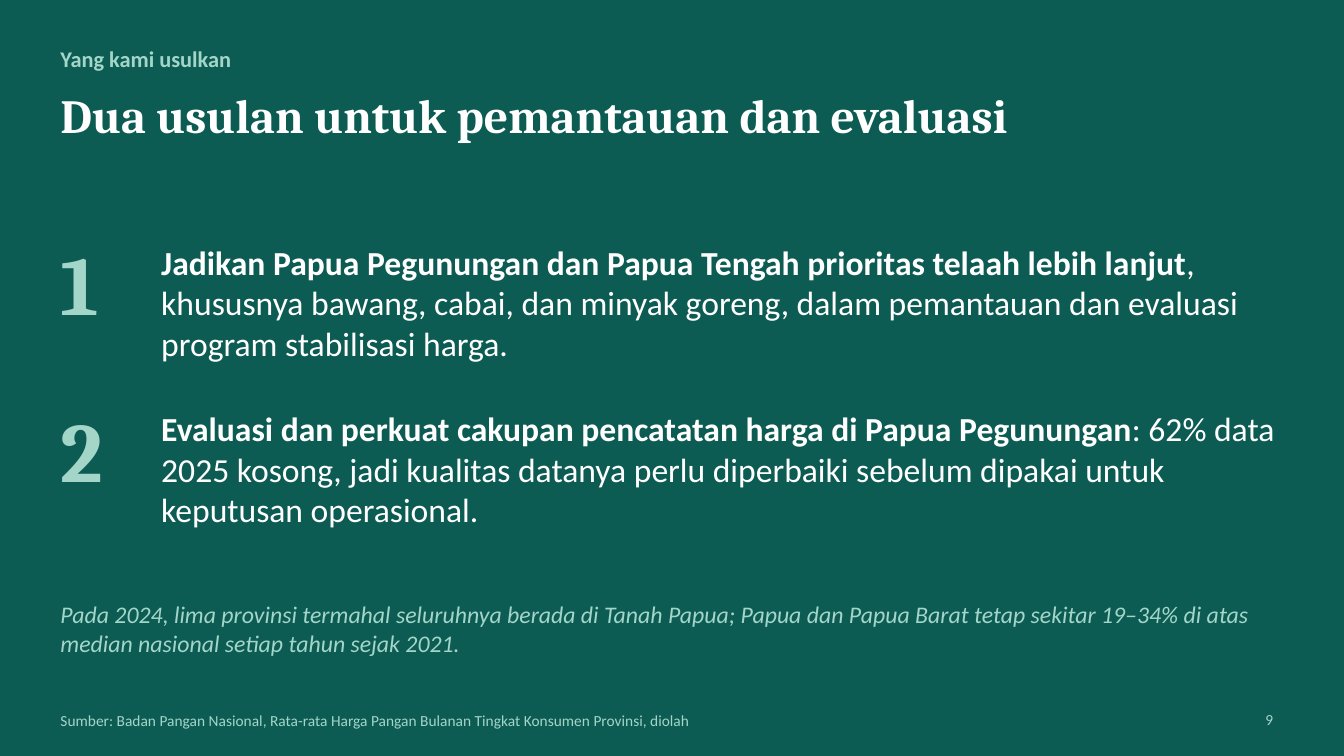
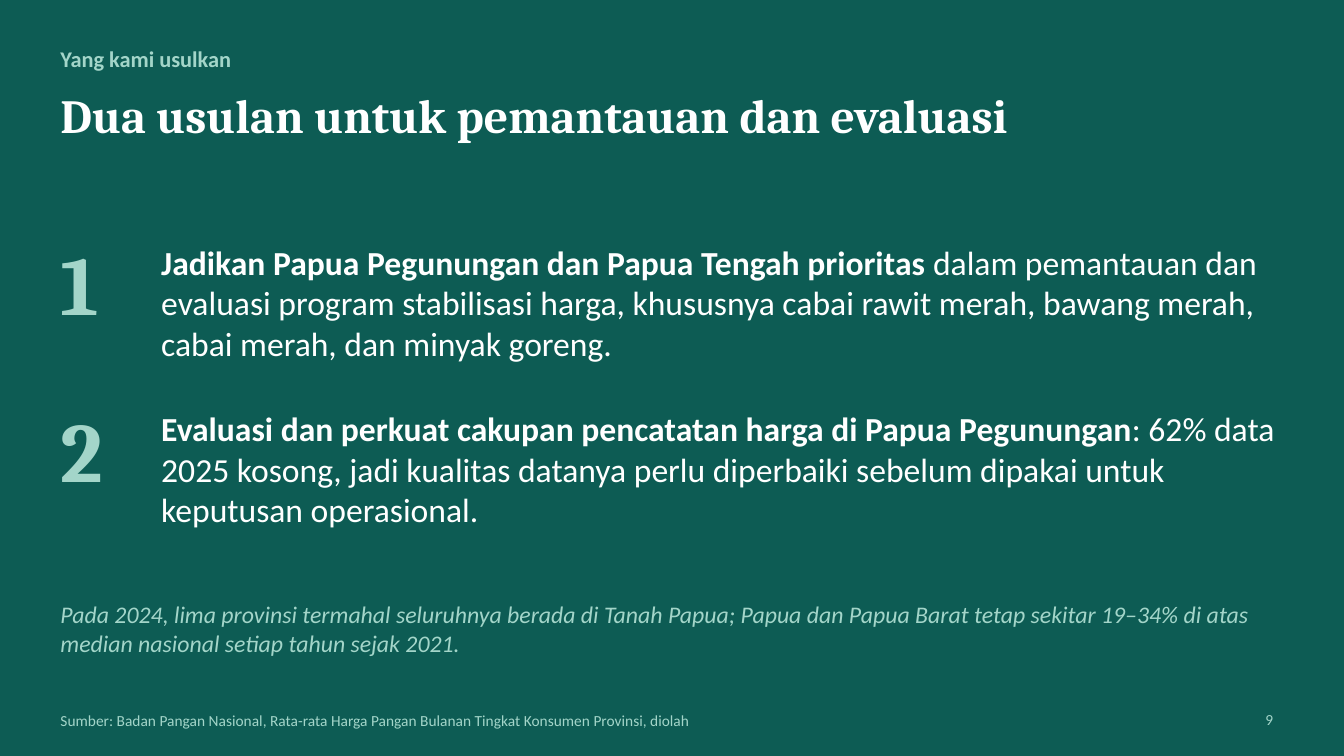
Before and after one commit to erlanggadewasakti/Visualisasi-Data-Lanjut-UTS, a slide deck: slide 9 of presentasi/Kesenjangan_yang_Menetap.pptx. Drawn at 1344x756 pixels with LibreOffice and Linux fonts; fonts in the diff are those of the drawing. Boxes give left, top, right and bottom in pixels: in the first picture for what was removed or moved away, otherwise in the second. Text is boxed around its words. In the diff, an @@ line names an element or a change of style, - is before the commit and + after.

```diff
--- a/presentasi/Kesenjangan_yang_Menetap.pptx
+++ b/presentasi/Kesenjangan_yang_Menetap.pptx
@@ text at [161, 251, 1256, 362]: text changed @@
-Jadikan Papua Pegunungan dan Papua Tengah prioritas telaah lebih lanjut, khususnya bawang, cabai, dan minyak goreng, dalam pemantauan dan evaluasi program stabilisasi harga.
+Jadikan Papua Pegunungan dan Papua Tengah prioritas dalam pemantauan dan evaluasi program stabilisasi harga, khususnya cabai rawit merah, bawang merah, cabai merah, dan minyak goreng.
```
Also in this commit, not shown: 4 other files.
